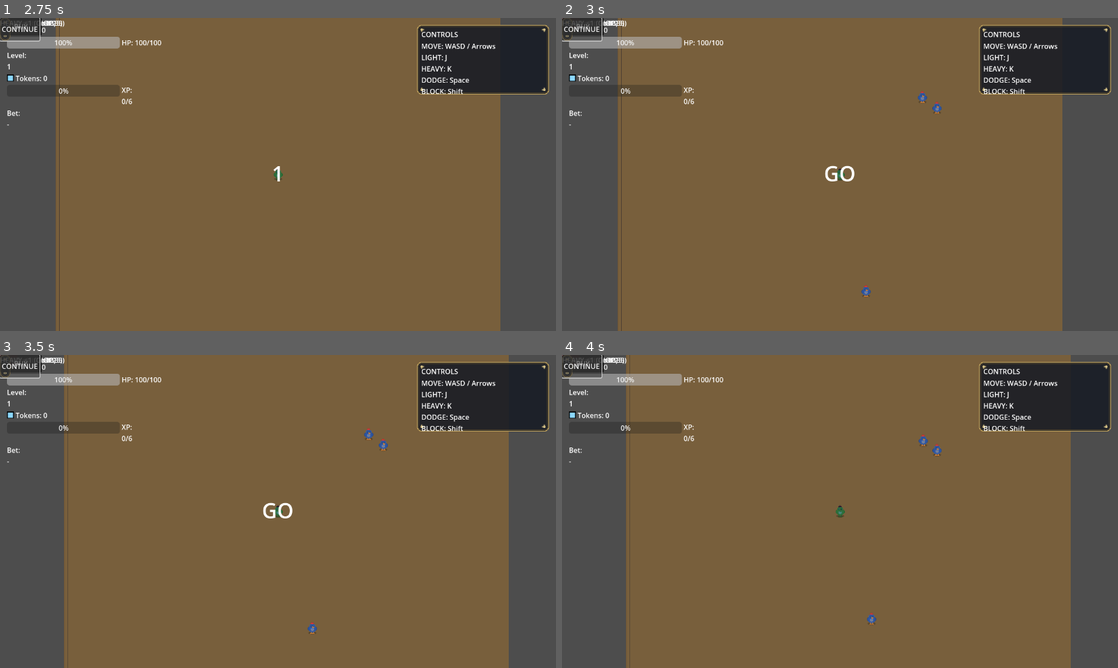
Above: before the commit, frames 1-4 (two rows, left to right).
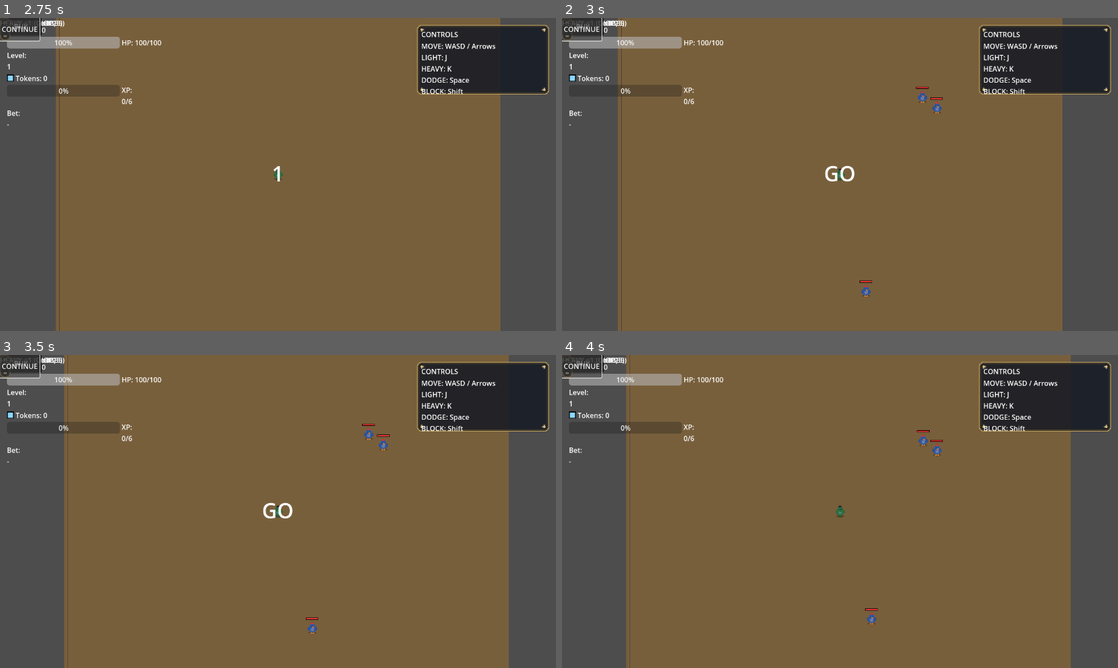
Above: after the commit, the same moments.

Repository: Faratas410/Gallicus-2.0
Game: Godot game, scene res://scenes/Main.tscn
The game is run twice, just before and just after one commit, with the same random seed, the same clock (stepped at 60 frames per second) and the same inputs.
Inputs:
- Up to frame 1 (2.75 s): click "CONTINUE" at 0.5 s; click "CONTINUE" at 1.25 s; click "BUY" at 2 s
- Up to frame 2 (3 s): click "BUY" at 2.75 s
- Up to frame 3 (3.5 s): no input
- Up to frame 4 (4 s): click "BUY" at 3.5 s

Frame 1 is identical in both runs. In frame 2, less than 0.1% of the frame differs, in the area x 53-69%, y 22-85%; in frame 3, less than 0.1%, in the area x 55-71%, y 22-85%; in frame 4, less than 0.1%.
Error before the commit: Invalid call. Nonexistent function 'unproject_position' in base 'Camera2D'. (res://scripts/ui/enemy_health_bar.gd:31)

Commit message:
Refine enemy health updates and player damage

Diff:
--- a/scenes/enemies/EnemyBasic.tscn
+++ b/scenes/enemies/EnemyBasic.tscn
@@ -2,6 +2,7 @@
 
 [ext_resource type="Script" path="res://scripts/entities/enemy_basic.gd" id="1"]
 [ext_resource type="Texture2D" path="res://assets/sprites/enemy_chick_blue_32.png" id="2"]
+[ext_resource type="Script" path="res://scripts/ui/enemy_health_bar.gd" id="3"]
 
 [sub_resource type="CapsuleShape2D" id="CapsuleShape2D_1"]
 radius = 9.0
@@ -17,6 +18,9 @@
 collision_layer = 2
 collision_mask = 1
 script = ExtResource("1")
+
+[node name="HealthBar" type="Node2D" parent="."]
+script = ExtResource("3")
 
 [node name="CollisionShape2D" type="CollisionShape2D" parent="."]
 shape = SubResource("CapsuleShape2D_1")
--- a/scripts/Player.gd
+++ b/scripts/Player.gd
@@ -10,8 +10,8 @@
 
 @export var move_speed: float = 220.0
 @export var max_health: int = 100
-@export var light_damage: int = 6
-@export var heavy_damage: int = 10
+@export var light_damage: int = 12
+@export var heavy_damage: int = 25
 @export var light_range: float = 60.0
 @export var heavy_range: float = 90.0
 @export var light_cone_angle_deg: float = 90.0
--- a/scripts/entities/enemy_basic.gd
+++ b/scripts/entities/enemy_basic.gd
@@ -1,10 +1,11 @@
 extends CharacterBody2D
 
+signal health_changed(current: int, max: int)
 signal died
 
 # --- Base stats (these are the "tier 0" reference values) ---
 @export var base_move_speed: float = 150.0
-@export var base_max_health: int = 40
+@export var base_max_health: int = 35
 @export var base_touch_damage: int = 8
 @export var exp_on_death: int = 1
 
@@ -24,10 +25,12 @@
 var _is_dead: bool = false
 var _last_mult: float = 1.0
 var _touch_cd: float = 0.0
+var _health_bar: Node = null
 
 func _ready() -> void:
 	add_to_group("enemies")
 	_reset_to_base()
+	_emit_health()
 
 func _physics_process(delta: float) -> void:
 	if _is_dead:
@@ -56,6 +59,7 @@
 	if amount <= 0:
 		return
 	_current_health = maxi(_current_health - amount, 0)
+	_emit_health()
 	if _current_health <= 0:
 		_die()
 
@@ -90,7 +94,7 @@
 	# Scale stats
 	move_speed = base_move_speed * (_last_mult * speed_scale)
 	max_health = int(round(float(base_max_health) * (_last_mult * hp_scale)))
-	touch_damage = int(round(float(base_touch_damage) * (_last_mult * damage_scale)))
+	touch_damage = int(round(float(base_touch_damage) * (sqrt(_last_mult) * damage_scale)))
 
 	# Clamp & keep current health consistent:
 	if max_health < 1:
@@ -105,6 +109,7 @@
 		_current_health = max_health
 	else:
 		_current_health = mini(_current_health, max_health)
+	_emit_health()
 
 # Backward-compat hook: some code may still call this name.
 func _apply_tier_scaling_from_run_manager() -> void:
@@ -117,7 +122,17 @@
 	touch_damage = base_touch_damage
 	_current_health = max_health
 	_last_mult = 1.0
+	_emit_health()
 
 func get_health() -> Array[int]:
 	var health: Array[int] = [_current_health, max_health]
 	return health
+
+func _emit_health() -> void:
+	if _health_bar == null:
+		var health_bar_node: Node = get_node_or_null("HealthBar")
+		if health_bar_node != null and health_bar_node.has_method("set_health"):
+			_health_bar = health_bar_node
+	if _health_bar != null:
+		_health_bar.call("set_health", _current_health, max_health)
+	health_changed.emit(_current_health, max_health)
--- a/scripts/ui/enemy_health_bar.gd
+++ b/scripts/ui/enemy_health_bar.gd
@@ -1,47 +1,28 @@
-extends Control
+extends Node2D
 
-@export var target_path: NodePath
+@export var y_offset: float = -24.0
+@export var bar_width: float = 28.0
+@export var bar_height: float = 4.0
+@export var background_color: Color = Color(0.1, 0.1, 0.1, 0.9)
+@export var fill_color: Color = Color(0.9, 0.2, 0.2, 0.95)
+@export var border_color: Color = Color(0.0, 0.0, 0.0, 1.0)
 
-@onready var bar: ProgressBar = $Bar
+var _current: int = 0
+var _max: int = 1
 
-var _enemy: Node2D
-var _anchor: Node2D
+func set_health(current: int, maxh: int) -> void:
+	var safe_max: int = maxi(maxh, 1)
+	var safe_current: int = mini(maxi(current, 0), safe_max)
+	_current = safe_current
+	_max = safe_max
+	queue_redraw()
 
-func _ready() -> void:
-	if target_path != NodePath():
-		var target: Node = get_node_or_null(target_path)
-		if target is Node2D:
-			set_target(target, target)
-
-func set_target(enemy: Node2D, anchor: Node2D) -> void:
-	_enemy = enemy
-	_anchor = anchor
-
-func _process(_delta: float) -> void:
-	if _enemy == null or _anchor == null:
-		visible = false
-		return
-	if not _enemy.is_inside_tree() or _enemy.is_queued_for_deletion():
-		visible = false
-		return
-	var camera: Camera2D = get_viewport().get_camera_2d() as Camera2D
-	if camera == null:
-		visible = false
-		return
-	var screen_pos: Vector2 = camera.unproject_position(_anchor.global_position)
-	global_position = screen_pos - Vector2(size.x * 0.5, size.y)
-	visible = true
-	_update_health()
-
-func _update_health() -> void:
-	if _enemy == null or bar == null:
-		return
-	var current: int = 0
-	var max_health: int = 1
-	if _enemy.has_method("get_health"):
-		var health: Array[int] = _enemy.call("get_health") as Array[int]
-		if health.size() >= 2:
-			current = maxi(health[0], 0)
-			max_health = maxi(health[1], 1)
-	bar.max_value = float(max_health)
-	bar.value = float(current)
+func _draw() -> void:
+	var top_left: Vector2 = Vector2(-bar_width * 0.5, y_offset)
+	var bg_rect: Rect2 = Rect2(top_left, Vector2(bar_width, bar_height))
+	draw_rect(bg_rect, background_color)
+	var fill_ratio: float = float(_current) / float(_max)
+	var fill_width: float = bar_width * fill_ratio
+	var fill_rect: Rect2 = Rect2(top_left, Vector2(fill_width, bar_height))
+	draw_rect(fill_rect, fill_color)
+	draw_rect(bg_rect, border_color, false, 1.0)
